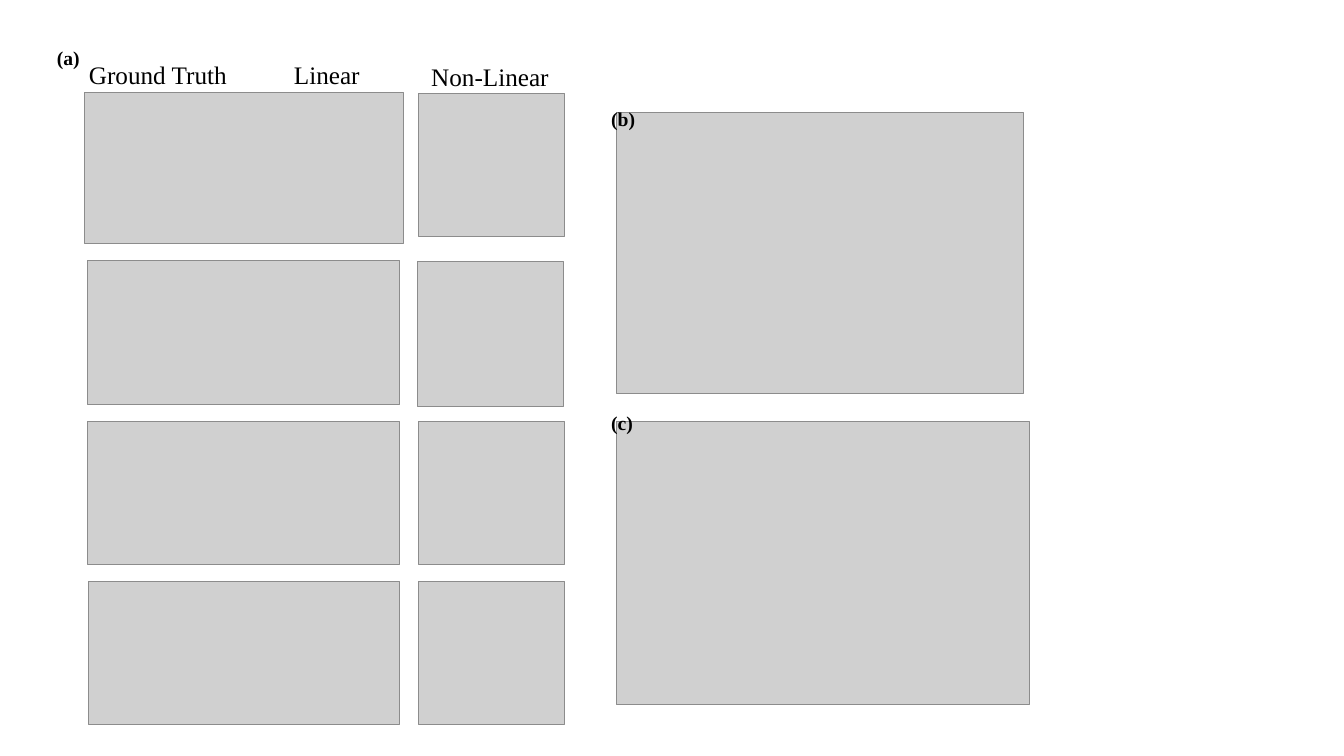
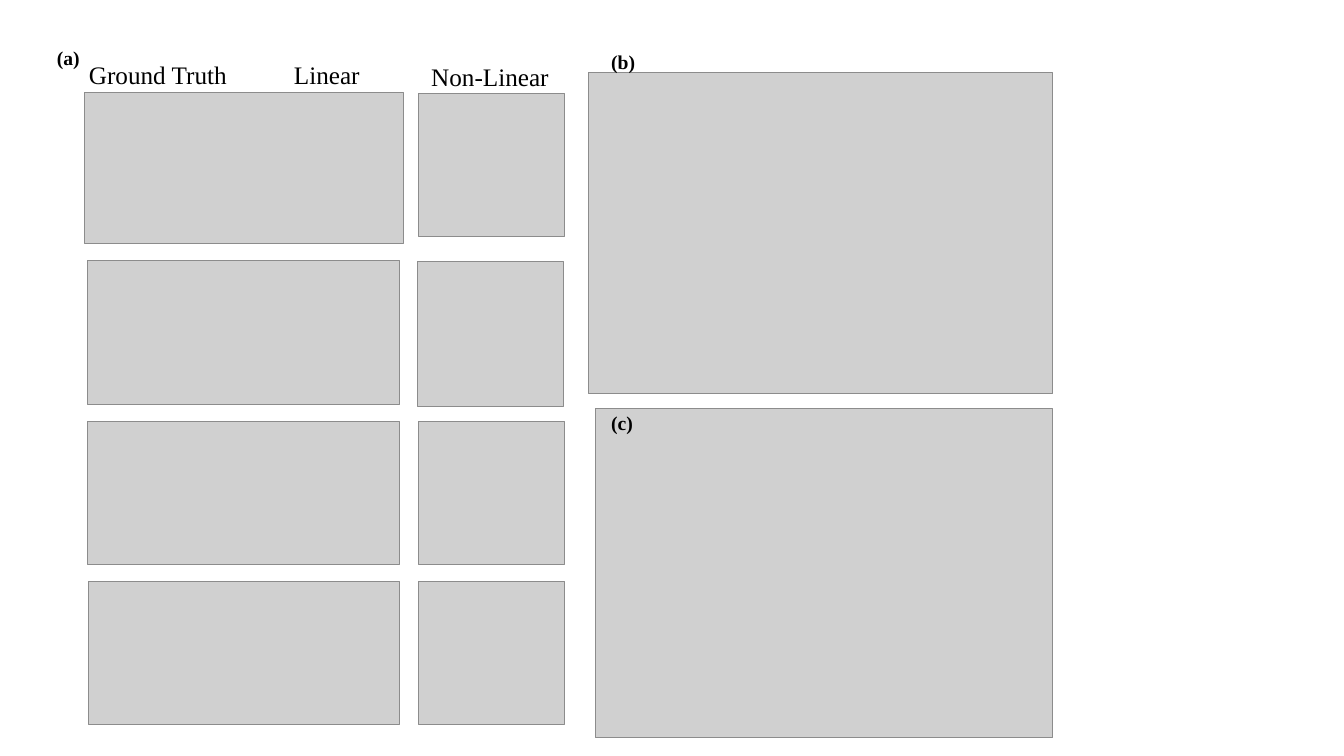
Before and after one commit to alanyuan97/Deep-Learning, a slide deck: slide 1 of deep_fig.pptx. Drawn at 1344x756 pixels with LibreOffice and Linux fonts; fonts in the diff are those of the drawing; grey boxes stand for pictures. Boxes give left, top, right and bottom in pixels: in the first picture for what was removed or moved away, otherwise in the second. Text is boxed around its words. In the diff, an @@ line names an element or a change of style, - is before the commit and + after.

```diff
--- a/deep_fig.pptx
+++ b/deep_fig.pptx
@@ text "(b)": place and size @@
-text "(b)" at <box>611,111,635,131</box>
+text "(b)" at <box>611,55,635,73</box>
@@ picture: place and size @@
-picture at <box>617,113,1023,394</box>
+picture at <box>589,73,1054,393</box>
@@ picture: place and size @@
-picture at <box>617,421,1030,705</box>
+picture at <box>596,409,1054,738</box>
```
Also in this commit, not shown: 1 slide added, 21 other files.
